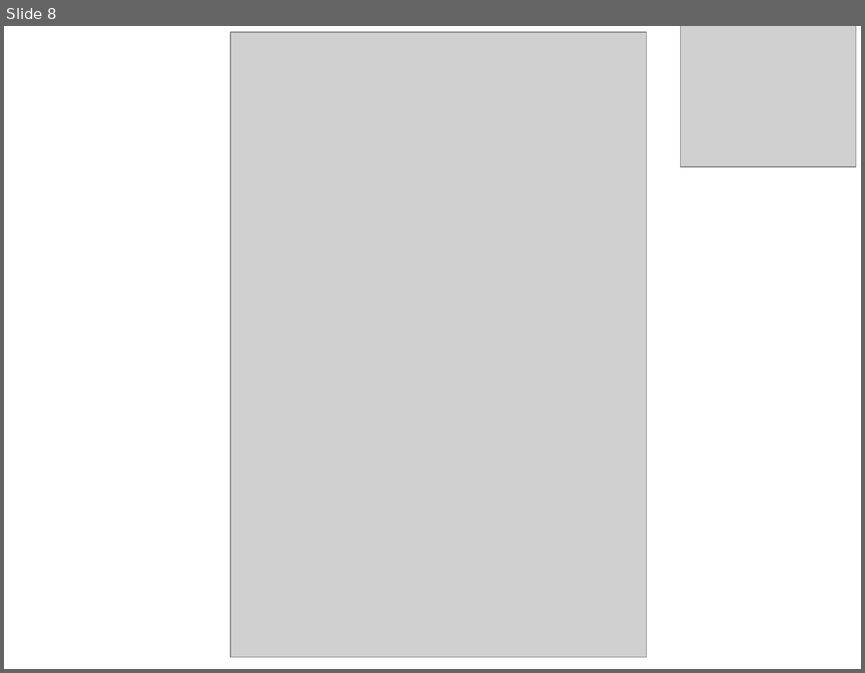
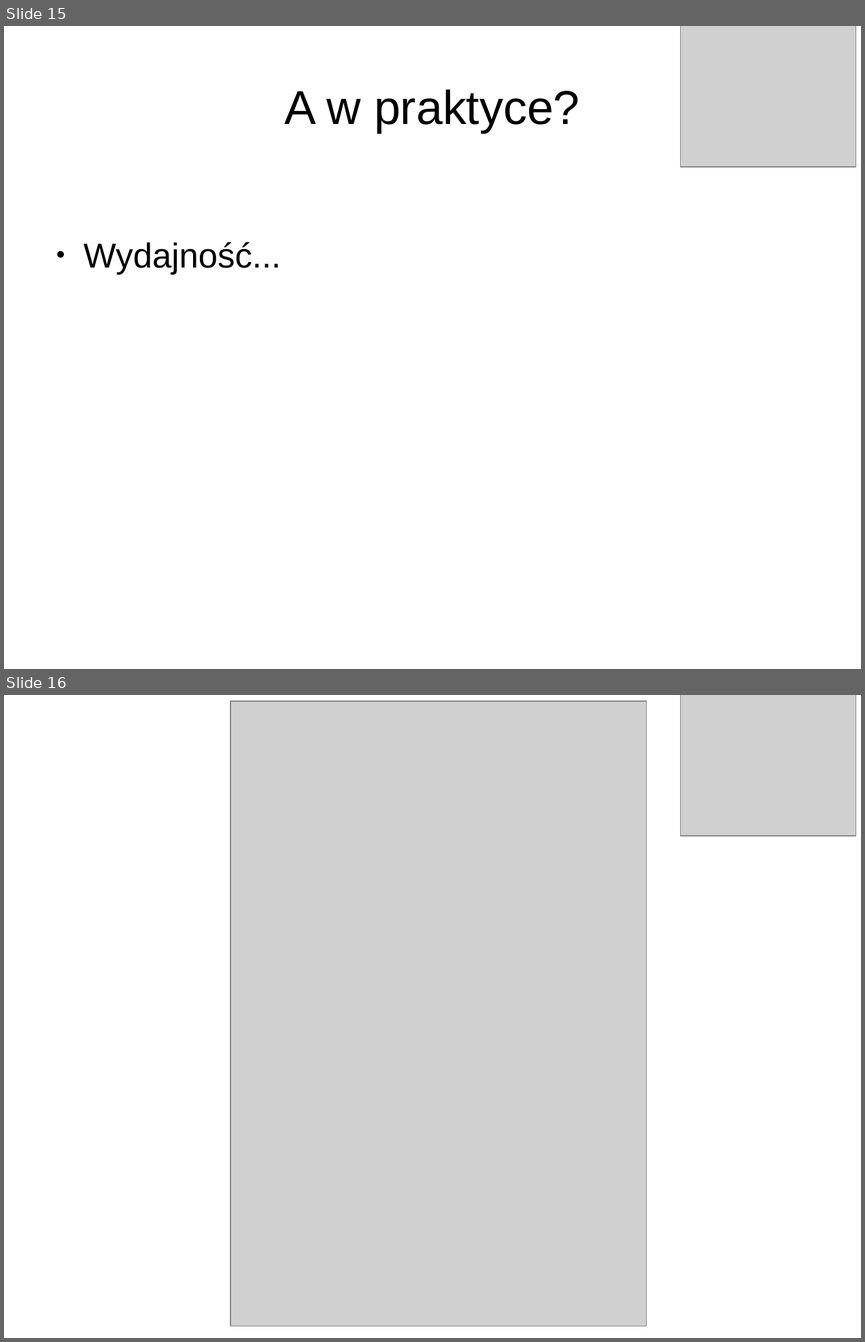
Before and after one commit to rozkminiacz/TouchDataAnalysisAndStuff, a slide deck: prezentacja/agh-kerma-szablon-cyjan.odp. Shown one above the other, each under a label of ours: slide 8 before the commit, slides 15 and 16 after it. The pictures are 865x673 and 865x1342 pixels, drawn with LibreOffice and Linux fonts; fonts in the diff are those of the drawing; grey boxes stand for pictures; background and template pictures are left out. Boxes give left, top, right and bottom in pixels: in the first picture for what was removed or moved away, otherwise in the second. Text is boxed around its words. In the diff, an @@ line names an element or a change of style, - is before the commit and + after.

```diff
--- a/prezentacja/agh-kerma-szablon-cyjan.odp
+++ b/prezentacja/agh-kerma-szablon-cyjan.odp
@@ slide 15 added at (4, 26, 861, 669), background picture (left out) @@
@@ picture added at (681, 26, 855, 167) @@
@@ title added at (284, 89, 580, 133), 44 pt, text #000000 @@
+A w praktyce?
@@ text added at (84, 242, 281, 274), 32 pt, text #000000 @@
+● Wydajność...
@@ what was slide 8 is now slide 16 @@
```
Also in this commit, not shown: 7 other slides added, 32 other files.
